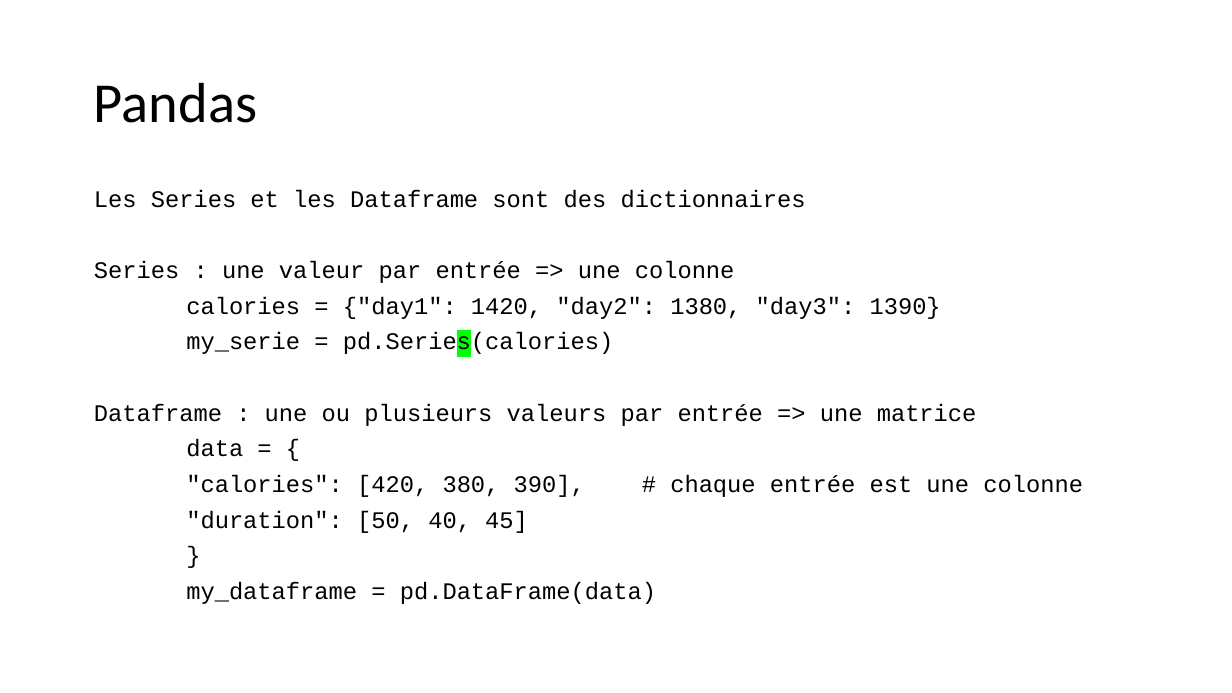
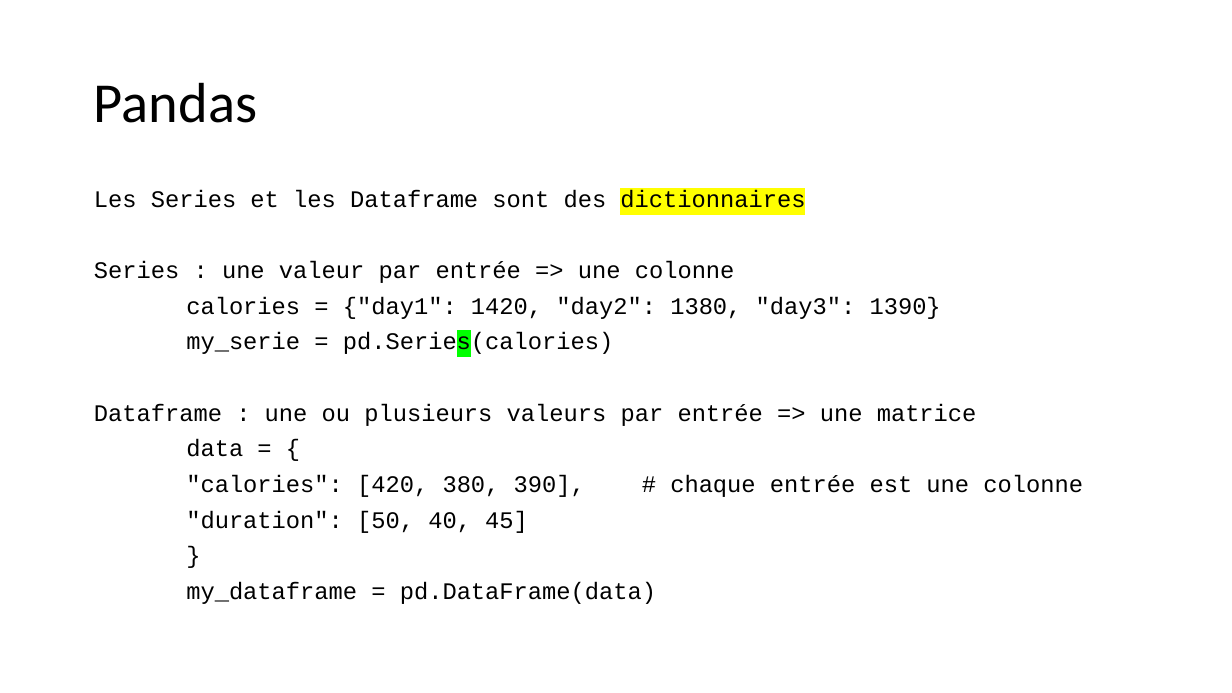
Before and after one commit to 40tude/Data_Essentials_Stage_Oct_2023, a slide deck: slide 29 of 00_notes_de_stage.pptx. Drawn at 1232x693 pixels with LibreOffice and Linux fonts; fonts in the diff are those of the drawing. Boxes give left, top, right and bottom in pixels: in the first picture for what was removed or moved away, otherwise in the second. Text is boxed around its words. In the diff, an @@ line names an element or a change of style, - is before the commit and + after.

```diff
--- a/00_notes_de_stage.pptx
+++ b/00_notes_de_stage.pptx
@@ text at (94,190,805,208): highlight none to #FFFF00 in "dictionnaires" @@
```
Also in this commit, not shown: 15 other slides changed, 6 slides added, 7 other files.
